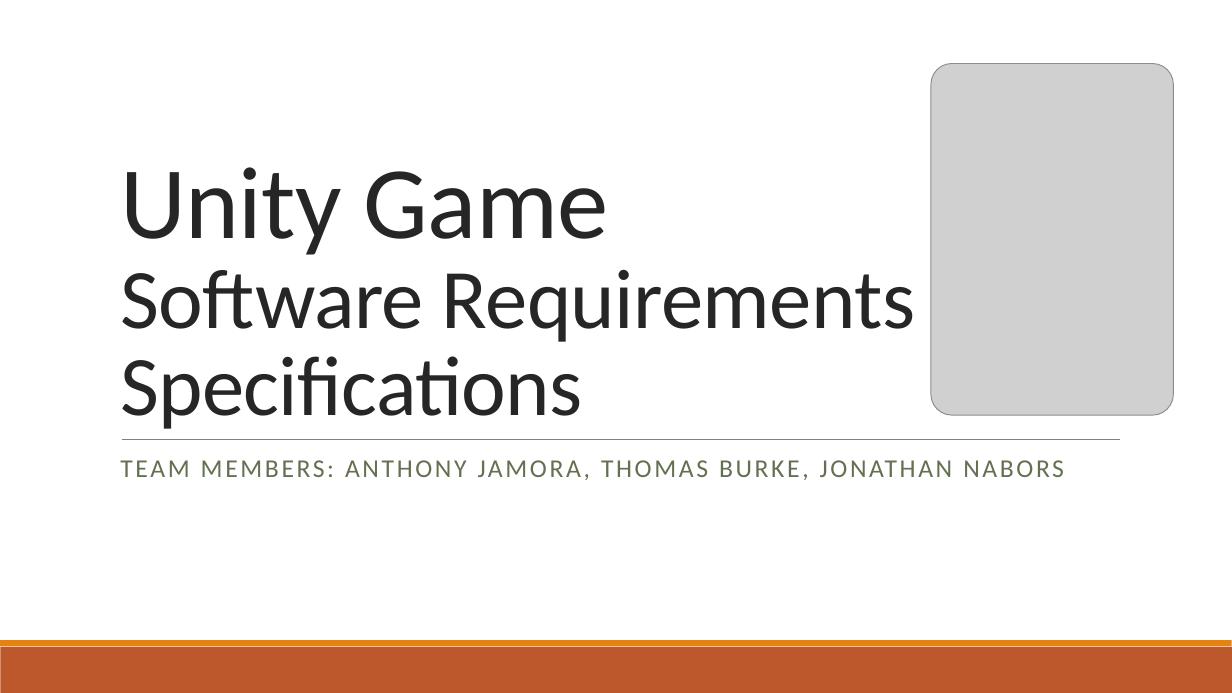
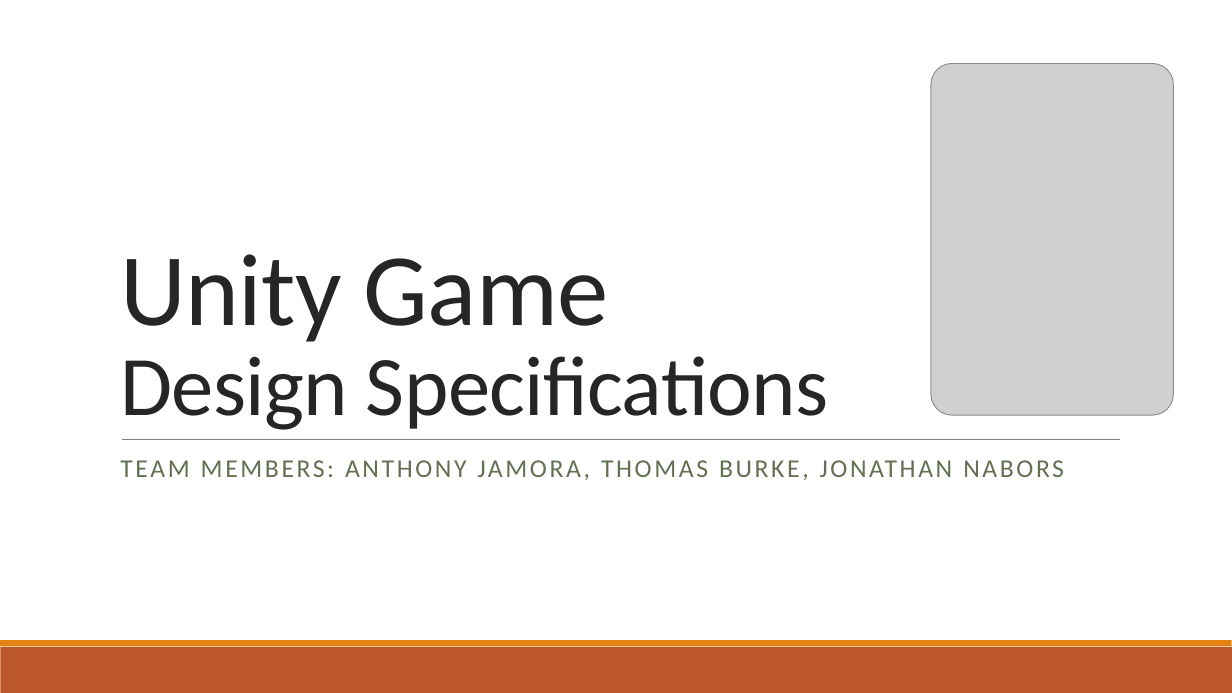
Before and after one commit to jonnynabors/Belly-Of-The-Beast, a slide deck: slide 1 of Documentation/Design Document/UnityDesignPresentation.pptx. Drawn at 1232x693 pixels with LibreOffice and Linux fonts; fonts in the diff are those of the drawing; grey boxes stand for pictures. Boxes give left, top, right and bottom in pixels: in the first picture for what was removed or moved away, otherwise in the second. Text is boxed around its words. In the diff, an @@ line names an element or a change of style, - is before the commit and + after.

Commit message:
Final revisions for design week

```diff
--- a/Documentation/Design Document/UnityDesignPresentation.pptx
+++ b/Documentation/Design Document/UnityDesignPresentation.pptx
@@ title at (120, 254, 829, 430): text changed @@
-Unity Game
-Software Requirements Specifications
+Unity Game
+Design Specifications
```
Also in this commit, not shown: 8 other slides changed, 2 slides added, 3 slides removed, 1 other file.
